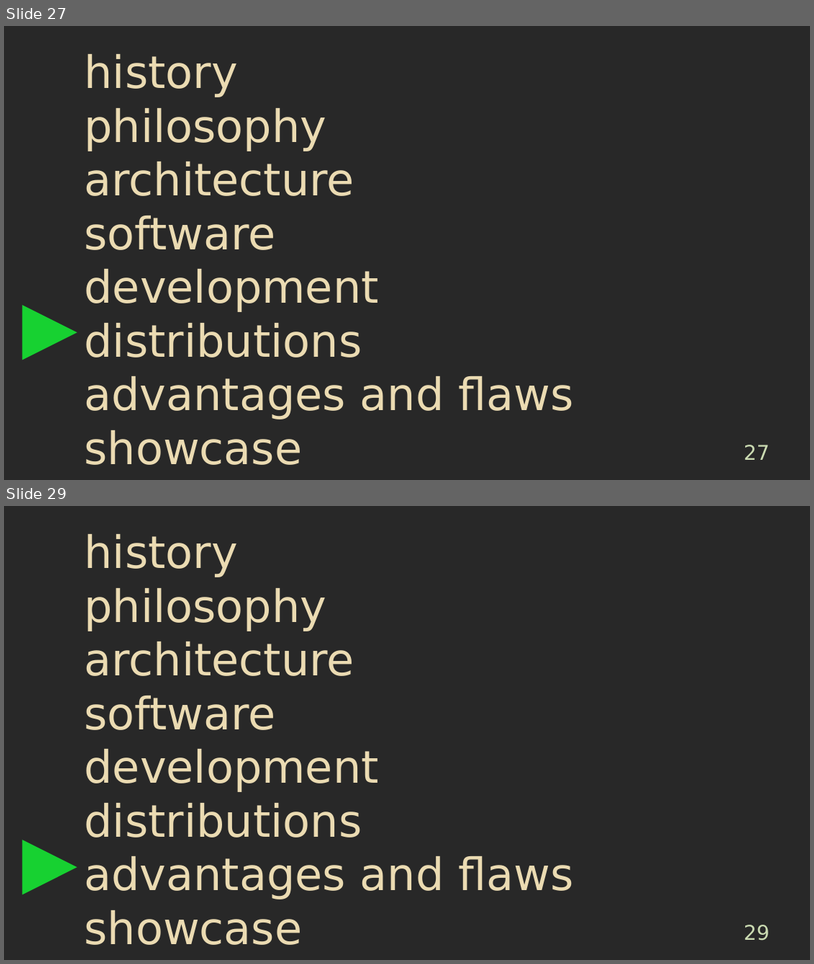
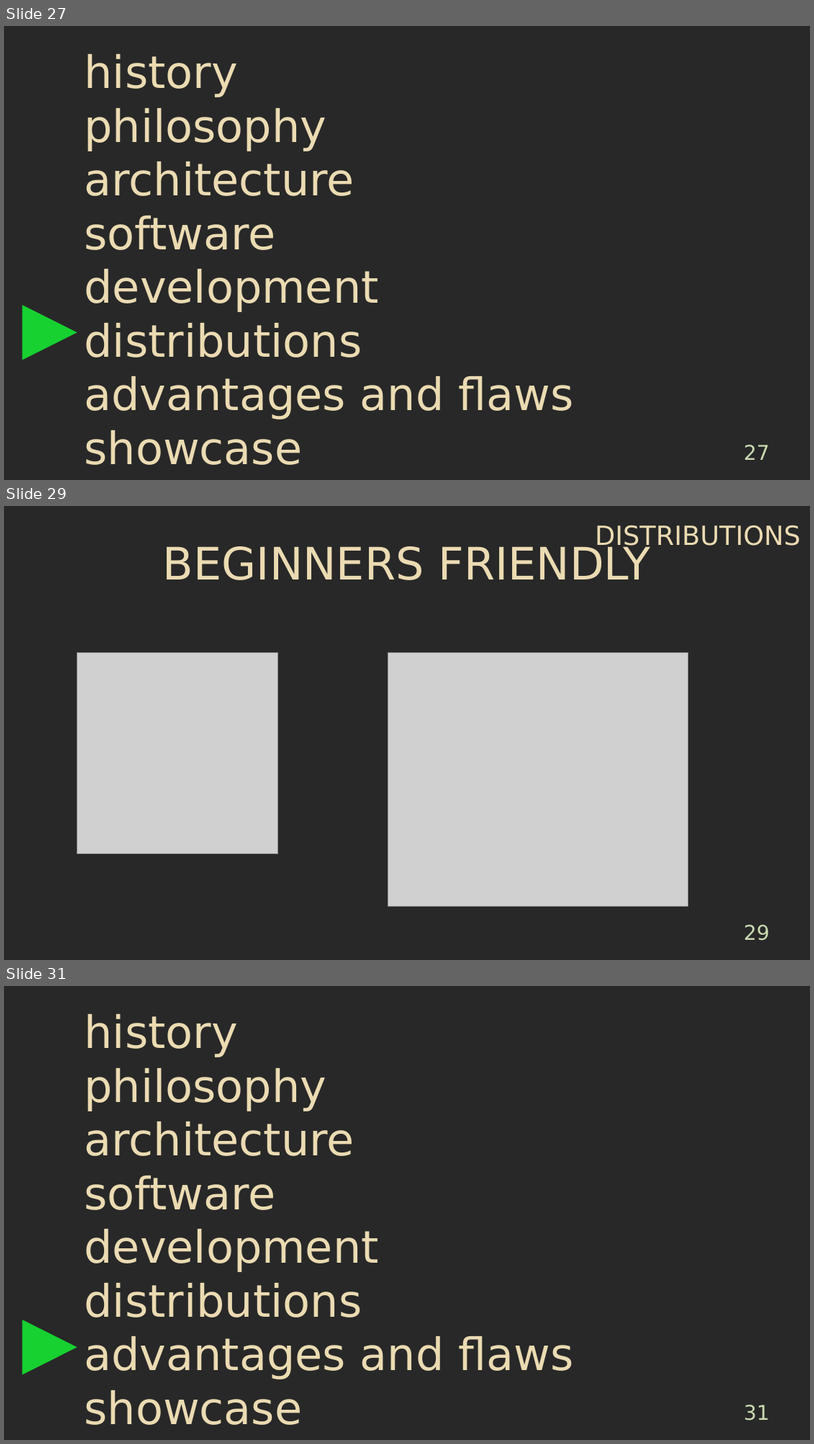
Before and after one commit to jpieles/linux-presentation, a slide deck: Presentation.odp. Shown one above the other, each under a label of ours: slides 27 and 29 before the commit, slides 27, 29 and 31 after it; the slides between them are not shown. The pictures are 814x964 and 814x1444 pixels, drawn with LibreOffice and Linux fonts; fonts in the diff are those of the drawing; grey boxes stand for pictures. Boxes give left, top, right and bottom in pixels: in the first picture for what was removed or moved away, otherwise in the second. Text is boxed around its words. In the diff, an @@ line names an element or a change of style, - is before the commit and + after.

Commit message:
linux distributions

```diff
--- a/Presentation.odp
+++ b/Presentation.odp
@@ slide 29 added at (x1=4, y1=506, x2=810, y2=960), background #282828 @@
@@ text added at (x1=595, y1=525, x2=801, y2=551), 26 pt, text #EBDBB2 @@
+DISTRIBUTIONS
@@ title added at (x1=163, y1=543, x2=651, y2=580), 44 pt, text #EBDBB2 @@
+BEGINNERS FRIENDLY
@@ picture added at (x1=77, y1=652, x2=278, y2=854) @@
@@ picture added at (x1=388, y1=652, x2=689, y2=906) @@
@@ page number added at (x1=744, y1=924, x2=770, y2=940), 20 pt, text #CBDBB2 @@
+29
@@ what was slide 29 is now slide 31 @@
@@ page number at (x1=744, y1=1404, x2=770, y2=1420): text changed @@
-29
+31
```
Also in this commit, not shown: 3 other slides added, 1 slide removed, 4 other files.
